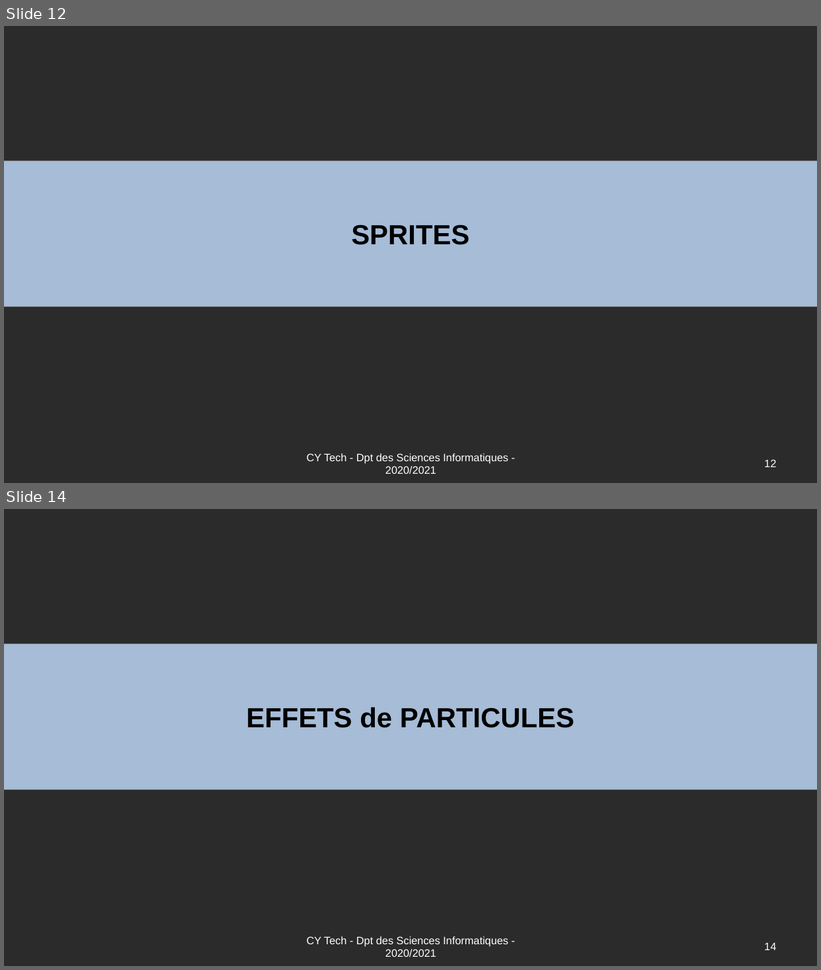
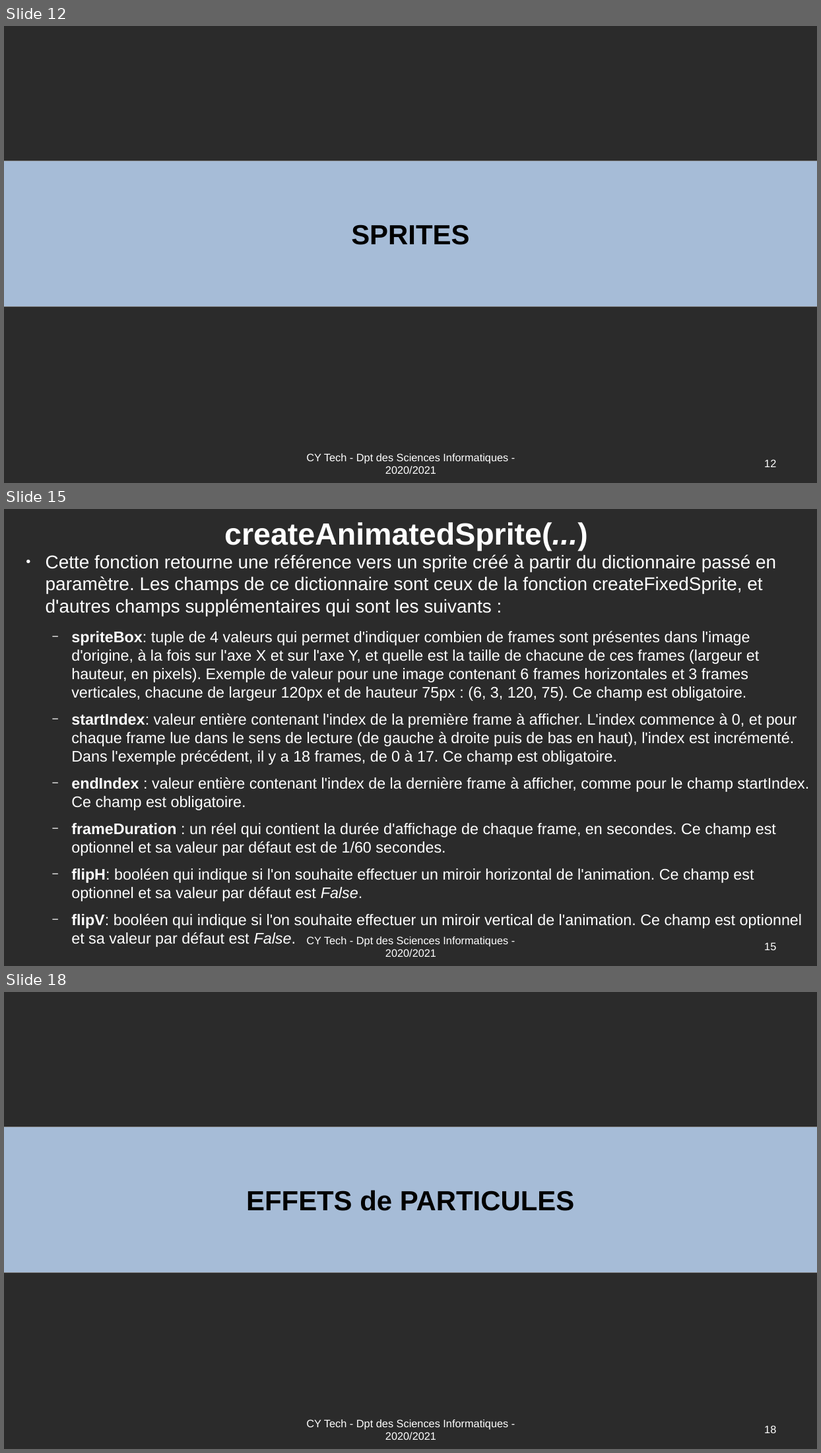
Before and after one commit to Romuald78/pyArcade, a slide deck: doc/UE_Libre_Jeu_Arcade_Documentation.odp. Shown one above the other, each under a label of ours: slides 12 and 14 before the commit, slides 12, 15 and 18 after it; the slides between them are not shown. The pictures are 821x970 and 821x1453 pixels, drawn with LibreOffice and Linux fonts; fonts in the diff are those of the drawing; background and template pictures are left out; a plain dark background stands for a picture behind light text. Boxes give left, top, right and bottom in pixels: in the first picture for what was removed or moved away, otherwise in the second. Text is boxed around its words. In the diff, an @@ line names an element or a change of style, - is before the commit and + after.

```diff
--- a/doc/UE_Libre_Jeu_Arcade_Documentation.odp
+++ b/doc/UE_Libre_Jeu_Arcade_Documentation.odp
@@ slide 15 added at (4,509,817,966), background picture (left out) @@
@@ title added at (224,522,588,551), 40 pt, text #FFFFFF, bold @@
+createAnimatedSprite(...)
@@ text added at (46,576,809,929), 20 pt, text #FFFFFF @@
+● Cette fonction retourne une référence vers un sprite créé à partir du dictionnaire passé en paramètre. Les champs de ce dictionnaire sont ceux de la fonction createFixedSprite, et d'autres champs supplémentaires qui sont les suivants :
+  − spriteBox: tuple de 4 valeurs qui permet d'indiquer combien de frames sont présentes dans l'image d'origine, à la fois sur l'axe X et sur l'axe Y, et quelle est la taille de chacune de ces frames (largeur et hauteur, en pixels). Exemple de valeur pour une image contenant 6 frames horizontales et 3 frames verticales, chacune de largeur 120px et de hauteur 75px : (6, 3, 120, 75). Ce champ est obligatoire.
+  − startIndex: valeur entière contenant l'index de la première frame à afficher. L'index commence à 0, et pour chaque frame lue dans le sens de lecture (de gauche à droite puis de bas en haut), l'index est incrémenté. Dans l'exemple précédent, il y a 18 frames, de 0 à 17. Ce champ est obligatoire.
+  − endIndex : valeur entière contenant l'index de la dernière frame à afficher, comme pour le champ startIndex. Ce champ est obligatoire.
+  − frameDuration : un réel qui contient la durée d'affichage de chaque frame, en secondes. Ce champ est optionnel et sa valeur par défaut est de 1/60 secondes.
+  − flipH: booléen qui indique si l'on souhaite effectuer un miroir horizontal de l'animation. Ce champ est optionnel et sa valeur par défaut est False.
+  − flipV: booléen qui indique si l'on souhaite effectuer un miroir vertical de l'animation. Ce champ est optionnel et sa valeur par défaut est False.
@@ text added at (306,937,508,957), 14 pt, text #FFFFFF @@
+CY Tech - Dpt des Sciences Informatiques - 2020/2021
@@ page number added at (764,943,776,951), 14 pt, text #FFFFFF @@
+15
@@ what was slide 14 is now slide 18 @@
@@ page number at (764,1426,776,1434): text changed @@
-14
+18
```
Also in this commit, not shown: 7 slides changed, 3 other slides added, 1 other file.
